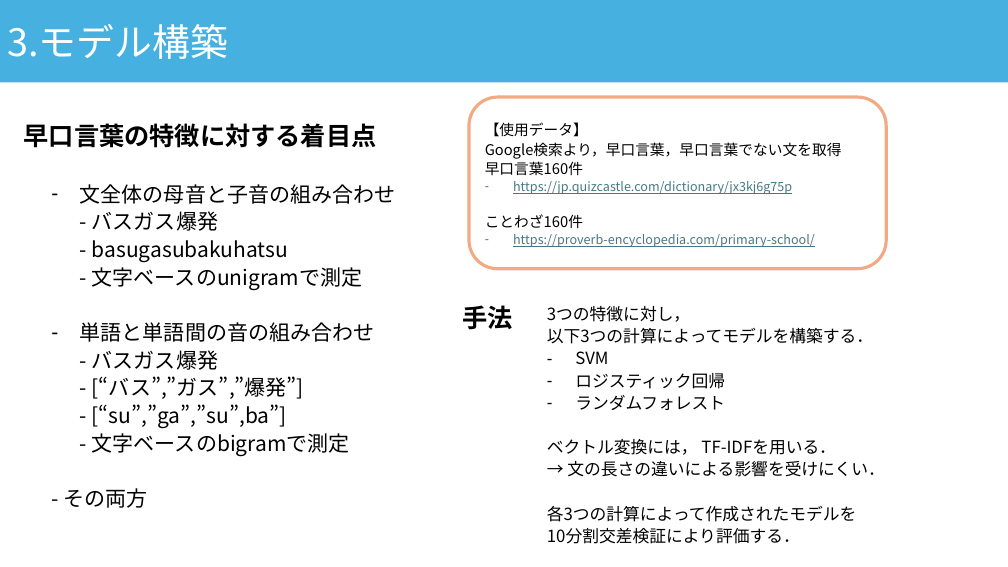
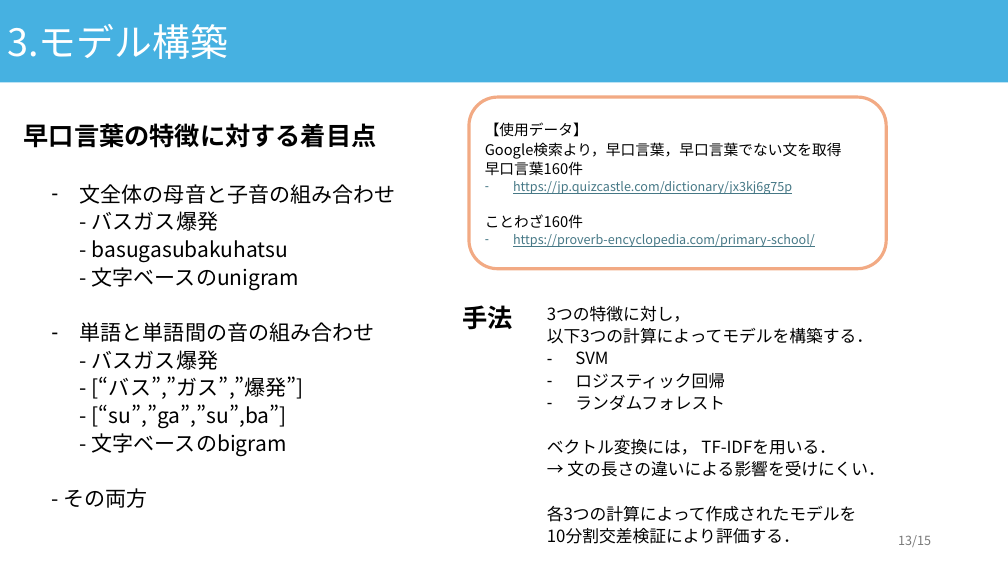
Before and after one commit to asn407/20241221, a slide deck: slide 13 of 年末発表.pptx. Drawn at 1008x567 pixels with LibreOffice and Linux fonts; fonts in the diff are those of the drawing. Boxes give left, top, right and bottom in pixels: in the first picture for what was removed or moved away, otherwise in the second. Text is boxed around its words. In the diff, an @@ line names an element or a change of style, - is before the commit and + after.

Commit message:
docs: 全体 完成

```diff
--- a/年末発表.pptx
+++ b/年末発表.pptx
@@ text at (80, 184, 396, 456): text changed @@
-– 文全体の母音と子音の組み合わせ
-  - バスガス爆発
-  - basugasubakuhatsu
-  - 文字ベースのunigramで測定
-– 単語と単語間の音の組み合わせ
-  - バスガス爆発
-  - [“バス”,”ガス”,”爆発”]
-  - [“su”,”ga”,”su”,ba”]
-  - 文字ベースのbigramで測定
+– 文全体の母音と子音の組み合わせ
+  - バスガス爆発
+  - basugasubakuhatsu
+  - 文字ベースのunigram
+– 単語と単語間の音の組み合わせ
+  - バスガス爆発
+  - [“バス”,”ガス”,”爆発”]
+  - [“su”,”ga”,”su”,ba”]
+  - 文字ベースのbigram
@@ page number added at (898, 535, 931, 547), 12 pt, text #797979 @@
+13/15
```
Also in this commit, not shown: 14 other slides changed, 1 other file.
